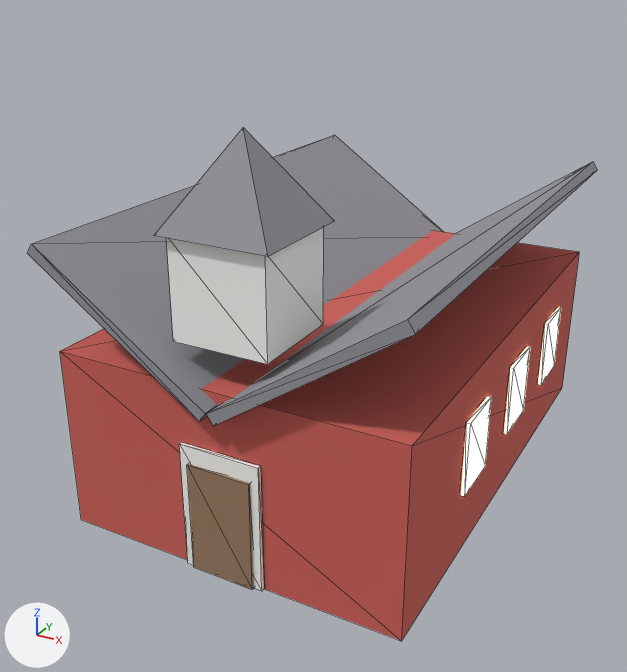
One commit to the glTF model models/schoolhouse.glb: the scene before it, then after it.
Before and after are seen from a camera (50 mm lens) standing at (6.52, -13.51, 8.93) and looking at (-0.33, -1.05, 2.7). The lights are fixed; the arrows at lower left show +X, +Y and +Z. The picture after the commit comes second. Mesh edges are drawn as thin lines. Vertices at exactly the same position are counted once.

Script lines for the objects in view, before the commit:
```python
me_schoolhouse = bpy.data.meshes.new('schoolhouse')
me_schoolhouse.from_pydata(...)  # 117 vertices, 178 faces; spans x -3.09..3.09, y -4.8..4.8, z -1.6..5.2
# faces by material slot: [12, 24, 30, 28, 12, 72]
me_schoolhouse.materials.append(mat_barn)  # red #ce6159
me_schoolhouse.materials.append(mat_white)  # white #f9f9f6
me_schoolhouse.materials.append(mat_roof)  # grey #95959b
me_schoolhouse.materials.append(mat_gold)  # yellow #ffe57c
me_schoolhouse.materials.append(mat_wood_dark)  # brown #997c61
me_schoolhouse.materials.append(mat_window)  # beige #ffedb3, glowing beige #ffedb3
# before: 1 (-3.0, -4.5, 1.6) at pixel (59, 351), 3 (-3.0, 4.5, 1.6), 5 (3.0, -4.5, 1.6) at pixel (412, 445), 7 (3.0, 4.5, 1.6) at pixel (579, 251)
ob_schoolhouse = bpy.data.objects.new('schoolhouse', me_schoolhouse)
ob_schoolhouse.location = (0.0, 0.0, 1.6)
```
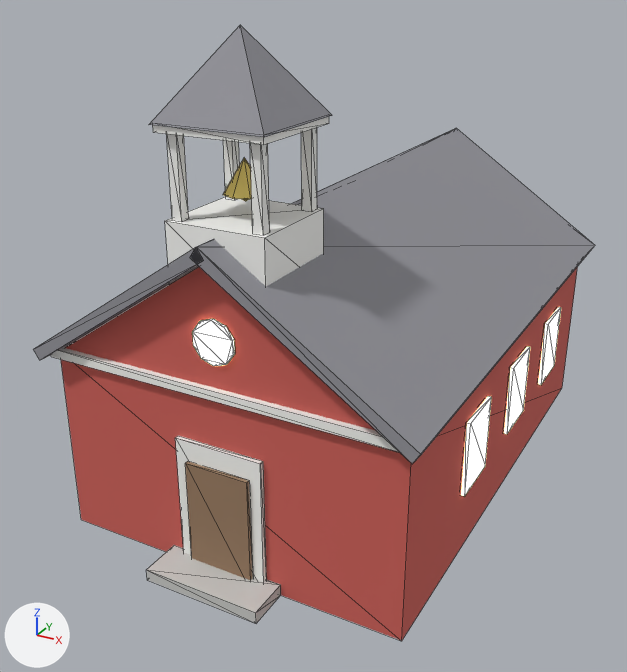
Location of each change, [x1, y1, x2, y2] in pixels of the pictures (627 x 672 px; the box of a moved part takes in the faces that stretch with it):
'schoolhouse', reshaped (20% taller): before [27, 128, 597, 641]; after [34, 25, 595, 641]
part 1 of me_schoolhouse, added: after [51, 342, 399, 452]
part 2 of me_schoolhouse, added: after [175, 436, 266, 582]
part 3 of me_schoolhouse, added: after [165, 197, 324, 286]
part 4 of me_schoolhouse, added: after [166, 134, 189, 222]
part 5 of me_schoolhouse, added: after [223, 140, 240, 200]
part 6 of me_schoolhouse, added: after [250, 143, 270, 235]
part 7 of me_schoolhouse, added: after [301, 127, 317, 212]
part 8 of me_schoolhouse, added: after [153, 117, 329, 145]
part 9 of me_schoolhouse, added (brown): after [185, 461, 253, 580]
part 10 of me_schoolhouse, added: after [147, 545, 281, 623]
part 11 of me_schoolhouse, added (yellow): after [223, 158, 252, 199]
part 12 of me_schoolhouse, moved or reshaped: before [154, 128, 334, 256]; after [149, 25, 332, 137]
part 13 of me_schoolhouse, added (beige): after [192, 319, 235, 366]
part 14 of me_schoolhouse, rebuilt (27% taller): before [206, 162, 597, 426]; after [190, 128, 595, 464]
part 15 of me_schoolhouse, rebuilt (19% shorter): before [27, 135, 444, 422]; after [34, 128, 456, 360]
part 16 of me_schoolhouse, deleted: before [166, 227, 324, 364]
part 17 of me_schoolhouse, deleted: before [179, 442, 264, 591]
part 18 of me_schoolhouse, deleted (brown): before [187, 464, 254, 589]
part 19 of me_schoolhouse, added (red): after [66, 267, 376, 431]

What the commit changed:
Material 'concrete' (mat_concrete) is new.
Its base color is (0.6, 0.6, 0.58) (light grey #cbcbc8).
Its roughness is 1.0.
me_schoolhouse is used by ob_schoolhouse; location (0.0, 0.0, 1.6).
Verts and faces of me_schoolhouse; kept vertices keep their numbers, new ones are numbered from 117.
me_schoolhouse had 117 vertices, 178 faces and spanned x -3.09..3.09, y -4.8..4.8, z -1.6..5.2.
me_schoolhouse now has 222 vertices, 350 faces and spans x -3.24..3.24, y -5.2..4.8, z -1.6..6.5.
me_schoolhouse part 1: a new loose piece, a box spanning x -3.1..3.1, y -4.6..4.6, z 1.52..1.68, in mat_white (white #f9f9f6).
me_schoolhouse part 2: a new loose piece, a box spanning x -0.75..0.75, y -4.58..-4.5, z -1.6..0.7, in mat_white (white #f9f9f6).
me_schoolhouse part 3: a new loose piece, a box spanning x -0.8..0.8, y -4.4..-2.8, z 2.8..4.0, in mat_white (white #f9f9f6).
me_schoolhouse part 4: a new loose piece, a box spanning x -0.73..-0.57, y -4.33..-4.17, z 4.0..5.2, in mat_white (white #f9f9f6).
me_schoolhouse part 5: a new loose piece, a box spanning x -0.73..-0.57, y -3.03..-2.87, z 4.0..5.2, in mat_white (white #f9f9f6).
me_schoolhouse part 6: a new loose piece, a box spanning x 0.57..0.73, y -4.33..-4.17, z 4.0..5.2, in mat_white (white #f9f9f6).
me_schoolhouse part 7: a new loose piece, a box spanning x 0.57..0.73, y -3.03..-2.87, z 4.0..5.2, in mat_white (white #f9f9f6).
me_schoolhouse part 8: a new loose piece, a box spanning x -0.85..0.85, y -4.45..-2.75, z 5.2..5.32, in mat_white (white #f9f9f6).
me_schoolhouse part 9: a new loose piece, a box spanning x -0.55..0.55, y -4.64..-4.56, z -1.595..0.355, in mat_wood_dark (brown #997c61).
me_schoolhouse part 10: a new loose piece, a box spanning x -1.0..1.0, y -5.2..-4.5, z -1.6..-1.4, in mat_concrete (light grey #cbcbc8).
me_schoolhouse part 11: a new loose piece, an 8-sided cone pointing to +z spanning x -0.32..0.32, y -3.92..-3.28, z 4.3..4.8, in mat_gold (yellow #ffe57c).
me_schoolhouse part 12: the loose piece of 5 vertices spanning x -0.92..0.92, y -4.52..-2.68, z 3.8..5.2 is scaled about its middle by (0.962, 0.962, 0.857), then moved by (0.0, 0.0, 1.4).
me_schoolhouse part 13: a new loose piece, a 10-sided cylinder along y spanning x -0.333..0.333, y -4.55..-4.49, z 2.05..2.75, in mat_window (beige #ffedb3, glowing beige #ffedb3).
me_schoolhouse part 14: the loose piece of 8 vertices spanning x 0.01..3.09, y -4.8..4.8, z 1.25..3.45 is rebuilt with 8 vertices and now spans x -0.11..3.24, y -4.8..4.8, z 1.53..3.86.
me_schoolhouse part 15: the loose piece of 8 vertices spanning x -3.09..-0.01, y -4.8..4.8, z 1.25..3.45 is rebuilt with 8 vertices and now spans x -3.24..0.11, y -4.8..4.8, z 1.53..3.86.
me_schoolhouse part 16: the loose piece of 8 vertices spanning x -0.8..0.8, y -4.4..-2.8, z 2.2..3.8 is deleted.
me_schoolhouse part 17: the loose piece of 8 vertices spanning x -0.7..0.7, y -4.56..-4.48, z -1.6..0.6 is deleted.
me_schoolhouse part 18: the loose piece of 8 vertices spanning x -0.55..0.55, y -4.6..-4.5, z -1.6..0.3 is deleted.
Part 19, on me_schoolhouse:
New vertex 117 is at (0.0, -4.5, 3.6).
New vertex 118 is at (0.0, 4.5, 3.6).
New faces: (1, 5, 117), (3, 118, 7), (5, 7, 118), (5, 118, 117), (3, 117, 118), (1, 117, 3) (mat_barn (red #ce6159)).
Other edits to the shape of me_schoolhouse do not show in these pictures.
me_schoolhouse gains material mat_concrete (light grey #cbcbc8).
